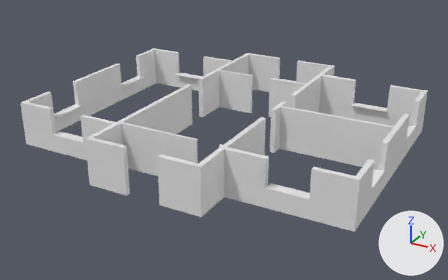
A saved change to the Blender file ClientApp/3DModels/Blender/FFWals.blend.
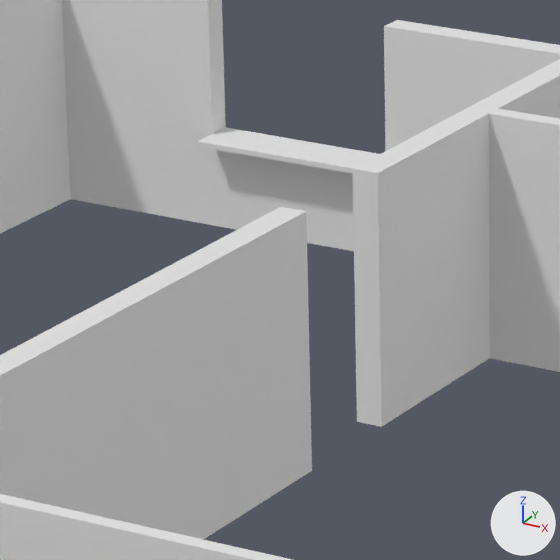
Old and new are each drawn whole from a 50 mm camera at (138.4, -247.7, 126.4) aimed at (-0.1, 4.1, 0.5) and again close up on the part from 33% to 51% of the width and 19% to 49% of the height. Lighting does not change. The marker at lower right points along +X, +Y and +Z.

Script lines for the objects in view, before the commit:
```python
me_cube = bpy.data.meshes.new('Cube')
me_cube.from_pydata(...)  # 20 vertices, 17 faces; spans x -1.57..0.0, y -4.87..0.0, z 0.0..9.0
me_firstfloor = bpy.data.meshes.new('firstFloor')
me_firstfloor.from_pydata(...)  # 196 vertices, 138 faces; spans x -56.3..56.3, y -43.9..56.5, z 0.0..20.0
ob_cube = bpy.data.objects.new('Cube', me_cube)
ob_cube.location = (-46.94, 65.87, 0.0)
ob_cube.scale = (12.0, 1.0, 1.0)
ob_firstfloor = bpy.data.objects.new('firstFloor', me_firstfloor)
ob_firstfloor.location = (0.0, 0.0, 0.0)
ob_firstfloor.scale = (1.5, 1.5, 1.1)
```
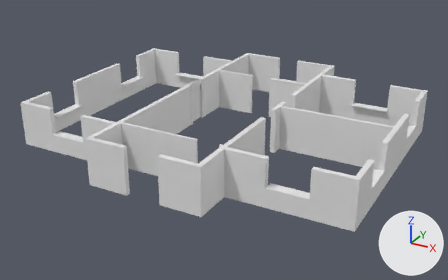
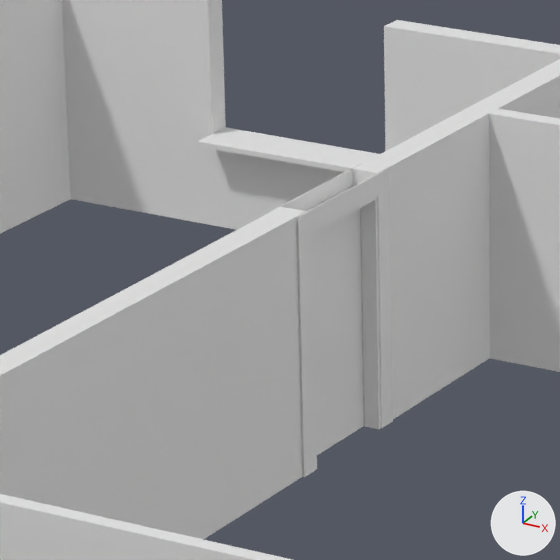
What differs and where, as boxes (x1, y1, x2, y2) in the close-ups (560 x 560 px):
'Door.001', added
    after: (312, 208, 365, 455)
'FrameOuter.003', added
    after: (297, 168, 393, 477)
'FrameIn.001', added
    after: (311, 196, 381, 469)
'Frame.001', added
    after: (306, 185, 384, 471)
'FrameOuter.001', added
    after: (270, 164, 360, 212)

The change, as a list of edits to the scene's bpy script:
```text
Add mat_none_011:
    mat_none_011 = principled_material('None.011')
    mat_none_011.base_color = (0.8, 0.8, 0.8)  # white #e7e7e7
    mat_none_011.roughness = 0.255
    mat_none_011.specular_ior_level = 0.8
Add mat_none_004:
    mat_none_004 = principled_material('None.004')
    mat_none_004.base_color = (0.8, 0.8, 0.8)  # white #e7e7e7
    mat_none_004.roughness = 0.255
    mat_none_004.specular_ior_level = 0.8
Add mat_none_005:
    mat_none_005 = principled_material('None.005')
    mat_none_005.base_color = (0.8, 0.8, 0.8)  # white #e7e7e7
    mat_none_005.roughness = 0.255
    mat_none_005.specular_ior_level = 0.8
Add mat_none_006:
    mat_none_006 = principled_material('None.006')
    mat_none_006.base_color = (0.8, 0.8, 0.8)  # white #e7e7e7
    mat_none_006.roughness = 0.255
    mat_none_006.specular_ior_level = 0.8
Add mat_none_007:
    mat_none_007 = principled_material('None.007')
    mat_none_007.base_color = (0.8, 0.8, 0.8)  # white #e7e7e7
    mat_none_007.roughness = 0.255
    mat_none_007.specular_ior_level = 0.8
Add me_frameouter_004:
    me_frameouter_004.from_pydata(...)  # 16 vertices, 14 faces; spans x -1.5..12.5, y 0.0..0.1, z -23.5..0.0
    me_frameouter_004.materials.append(mat_none_011)  # white #e7e7e7
Add me_frameouter_001:
    me_frameouter_001.from_pydata(...)  # 16 vertices, 14 faces; spans x -12.5..1.5, y 0.0..0.1, z -23.5..0.0
    me_frameouter_001.materials.append(mat_none_004)  # white #e7e7e7
Add me_framein_001:
    me_framein_001.from_pydata(...)  # 16 vertices, 14 faces; spans x -10.4..0.0, y 0.0..1.4, z -21.7..0.0
    me_framein_001.materials.append(mat_none_005)  # white #e7e7e7
Add me_frame_001:
    me_frame_001.from_pydata(...)  # 16 vertices, 14 faces; spans x -11.0..0.0, y -0.2..2.5, z -22.1..0.0
    me_frame_001.materials.append(mat_none_006)  # white #e7e7e7
Add me_door_001:
    me_door_001.from_pydata(...)  # a box spanning x 0.0..10.4, y -1.0..0.0, z -21.7..0.0
    me_door_001.materials.append(mat_none_007)  # white #e7e7e7
Add ob_frameouter_003:
    ob_frameouter_003 = bpy.data.objects.new('FrameOuter.003', me_frameouter_004)
    ob_frameouter_003.location = (-25.7, 15.75, 0.0)
    ob_frameouter_003.rotation_euler = (3.142, 0.0, 1.571)  # degrees (180, 0, 90)
    ob_frameouter_003.scale = (1.0, 1.0, 0.936)
Add ob_frameouter_001:
    ob_frameouter_001 = bpy.data.objects.new('FrameOuter.001', me_frameouter_001)
    ob_frameouter_001.location = (-28.27, 26.75, 0.0)
    ob_frameouter_001.rotation_euler = (3.142, 0.0, 1.571)  # degrees (180, 0, 90)
    ob_frameouter_001.scale = (1.0, 1.0, 0.936)
Add ob_framein_001:
    ob_framein_001 = bpy.data.objects.new('FrameIn.001', me_framein_001)
    ob_framein_001.location = (-25.7, 16.05, 0.0)
    ob_framein_001.rotation_euler = (3.142, 0.0, -1.571)  # degrees (180, 0, -90)
    ob_framein_001.scale = (1.0, 1.0, 0.931)
Add ob_frame_001:
    ob_frame_001 = bpy.data.objects.new('Frame.001', me_frame_001)
    ob_frame_001.location = (-28.07, 26.75, 0.0)
    ob_frame_001.rotation_euler = (3.142, 0.0, 1.571)  # degrees (180, 0, 90)
    ob_frame_001.scale = (1.0, 1.0, 0.932)
Add ob_door_001:
    ob_door_001 = bpy.data.objects.new('Door.001', me_door_001)
    ob_door_001.location = (-28.17, 26.45, 0.0)
    ob_door_001.rotation_euler = (3.142, 0.0, -1.571)  # degrees (180, 0, -90)
    ob_door_001.scale = (1.0, 1.0, 0.931)
```
